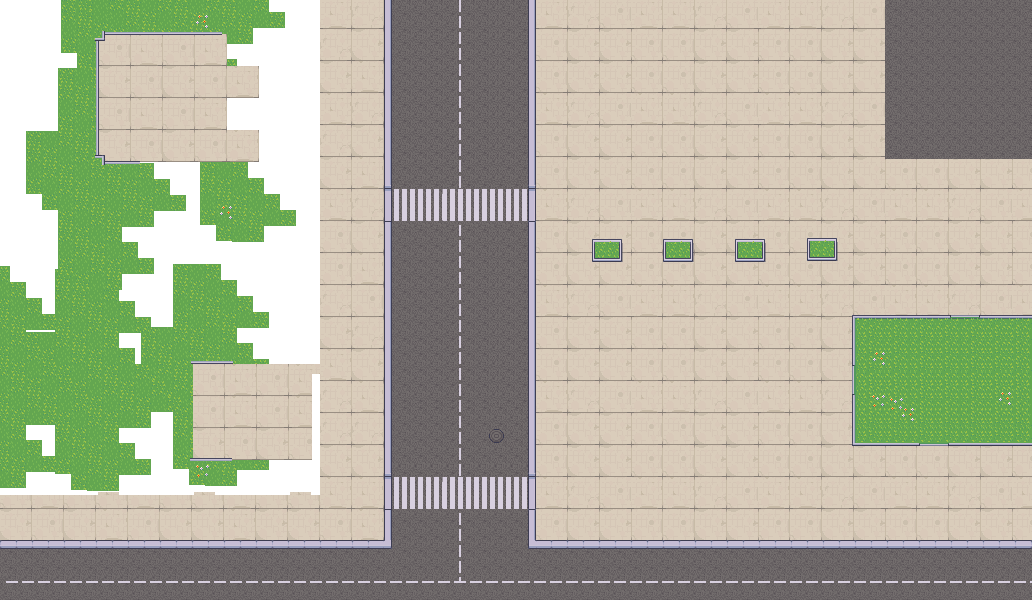
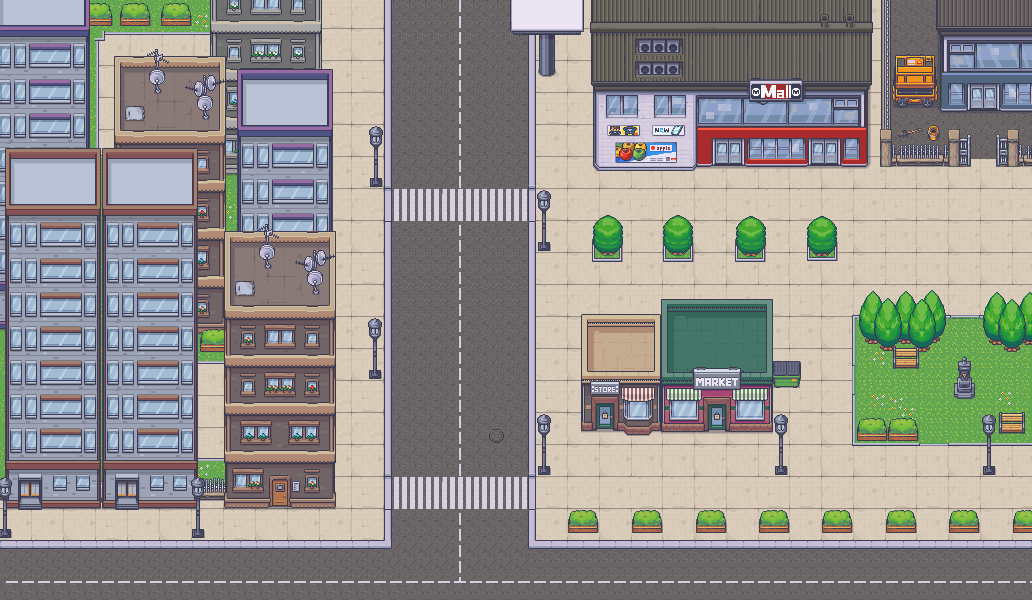
Before/after of a 1032 × 600 layered artwork. What changed in the layer stack:
showed group "floating layer" (14 layers) over (0, 0, 1032, 529)
added layer "Layer 223" in group "floating layer" over (858, 418, 917, 426)
added layer "Layer 222" in group "floating layer" over (569, 510, 1032, 519)
showed group "filled layer" (43 layers) over (0, 0, 1032, 538)
painted on "Layer 188" over (857, 418, 917, 441)
moved "Layer 136" above "Layer 10", painted on it over (568, 510, 1032, 533)
